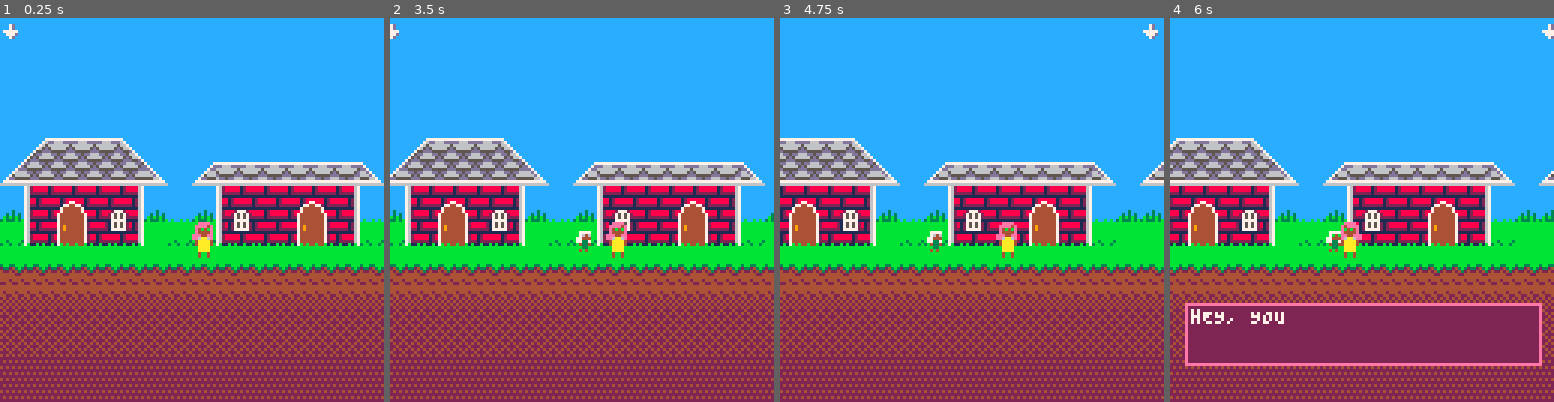
Above: before the commit, frames 1-4 (left to right).
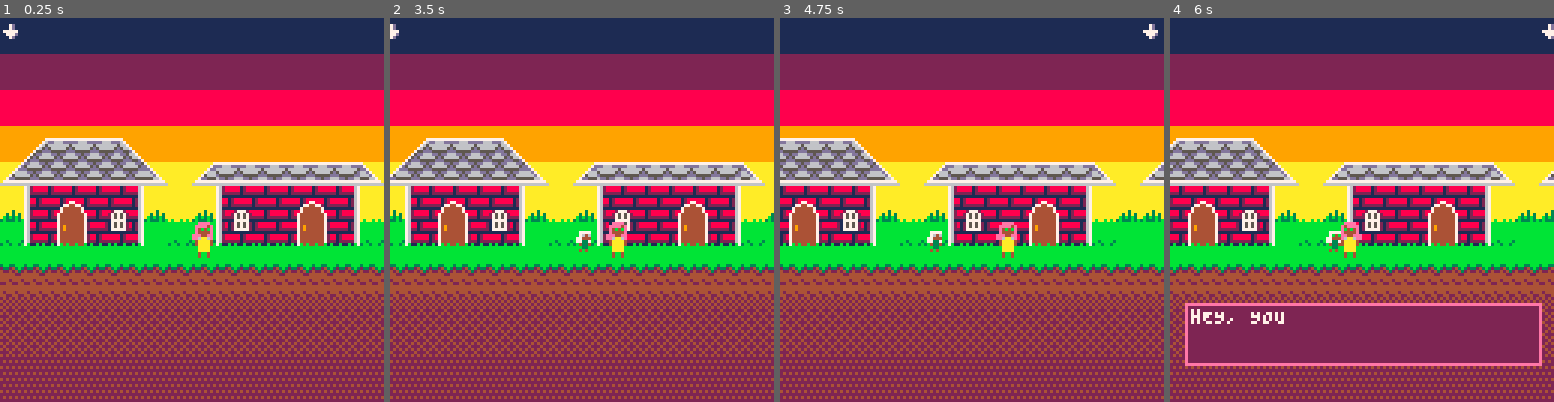
Above: after the commit, the same moments.

Repository: kvognar/ghost-town
Game: PICO-8 cartridge ghost_town.p8
The game is run twice, just before and just after one commit, with the same random seed, the same clock (stepped at 60 frames per second) and the same inputs.
Inputs:
- Up to frame 1 (0.25 s): no input
- Up to frame 2 (3.5 s): tap O (Z key) at 0.33, 0.7, 1.43, 2.22, 3.1 s; tap X (X key) at 1.07, 2.07, 2.4, 2.73, 3.07, 3.4 s; hold Left 1.97-2.37 s; hold Down 2.42-2.82 s; hold Right from 2.87 s (still down)
- Up to frame 3 (4.75 s): release Right at 3.53 s; hold Up 3.58-4.08 s; tap X (X key) every 0.33 s from 3.73 to 4.73 s; tap O (Z key) at 3.98 s; hold Right 4.13-4.53 s; hold Down from 4.58 s (still down)
- Up to frame 4 (6 s): tap O (Z key) at 4.87, 5.75 s; tap X (X key) at 5.07, 5.4, 5.73 s; release Down at 5.08 s; hold Left 5.13-5.8 s; hold Up from 5.85 s (still down)

The runs differ from the first frame. In frame 1, 39% of the frame differs, in the area x 0-100%, y 0-54%; in frame 2, 39%; in frame 3, 41%; in frame 4, 40%.

Commit message:
a beautyful sunset

Diff:
--- a/ghost_town.p8
+++ b/ghost_town.p8
@@ -2,6 +2,7 @@
 version 8
 __lua__
 t=0
+sunset=0
 speaking=false
 
 b={
@@ -30,8 +31,19 @@
 
 function stage:update() end
 
-function stage.draw(self)
+function stage:draw()
+  self:draw_sky()
   map(self.tile_sx,self.tile_sy,0,0,self.tile_w,self.tile_h)
+end
+
+function stage:draw_sky()
+  if (t%500==0) sunset+=1
+
+  rectfill(0,0,self.width,11+sunset/4,1)
+  rectfill(0,12+sunset/4,self.width,23+sunset/3,2)
+  rectfill(0,24+sunset/3,self.width,35+sunset/2,8)
+  rectfill(0,36+sunset/2,self.width,47+sunset,9)
+  rectfill(0,48+sunset,self.width,128,10)
 end
 
 function set_camera()
@@ -58,10 +70,6 @@
 end
 
 schoolhouse_entrance=stage:new({tile_sx=16,tile_sy=0,tile_w=16,tile_h=16})
-function schoolhouse_entrance:draw()
-  rectfill(0,0,128,128,12)
-  stage.draw(self)
-end
 function schoolhouse_entrance:exit_left()
   current_stage=starting_area
   pl.x=125
@@ -72,10 +80,6 @@
 end
 
 blueberry_lane=stage:new({tile_sx=32,tile_sy=0,tile_w=33,tile_h=16,width=33*8})
-function blueberry_lane:draw()
-  rectfill(0,0,self.width,128,12)
-  stage.draw(self)
-end
 function blueberry_lane:exit_left()
   current_stage=schoolhouse_entrance
   pl.x=125
@@ -86,11 +90,6 @@
 end
 
 fountain=stage:new({tile_sx=65,tile_sy=0,tile_w=16,tile_h=16,width=16*8})
-function fountain:draw()
-  rectfill(0,0,self.width,128,12)
-  stage.draw(self)
-end
-
 function fountain:exit_left()
   current_stage=blueberry_lane
   pl.x=blueberry_lane.width
